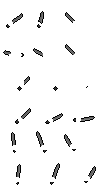
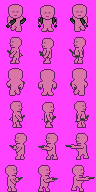
Revision of a layered 96 x 192 image; what changed, layer by layer:
added layer "daggers" in group "weapons" over left=6, top=17, right=95, bottom=182
hid "sword" over left=3, top=11, right=96, bottom=185
showed group "base" (3 layers) over left=5, top=4, right=90, bottom=192
showed "bkg" over left=0, top=0, right=96, bottom=192
